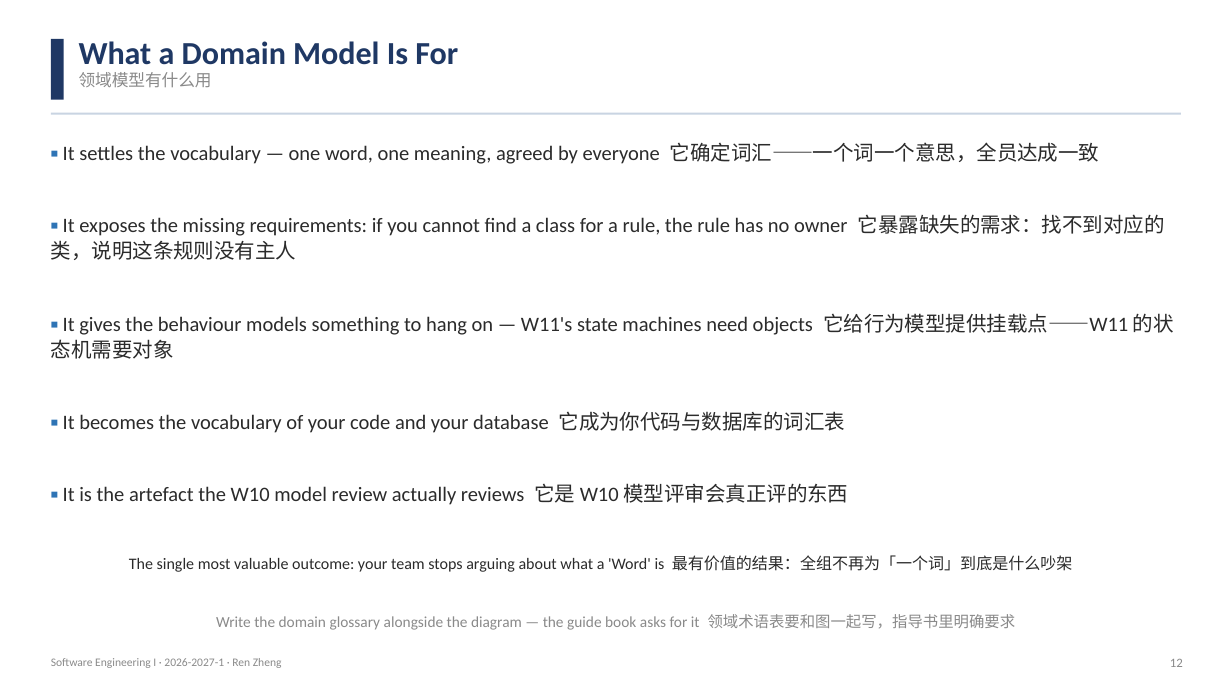
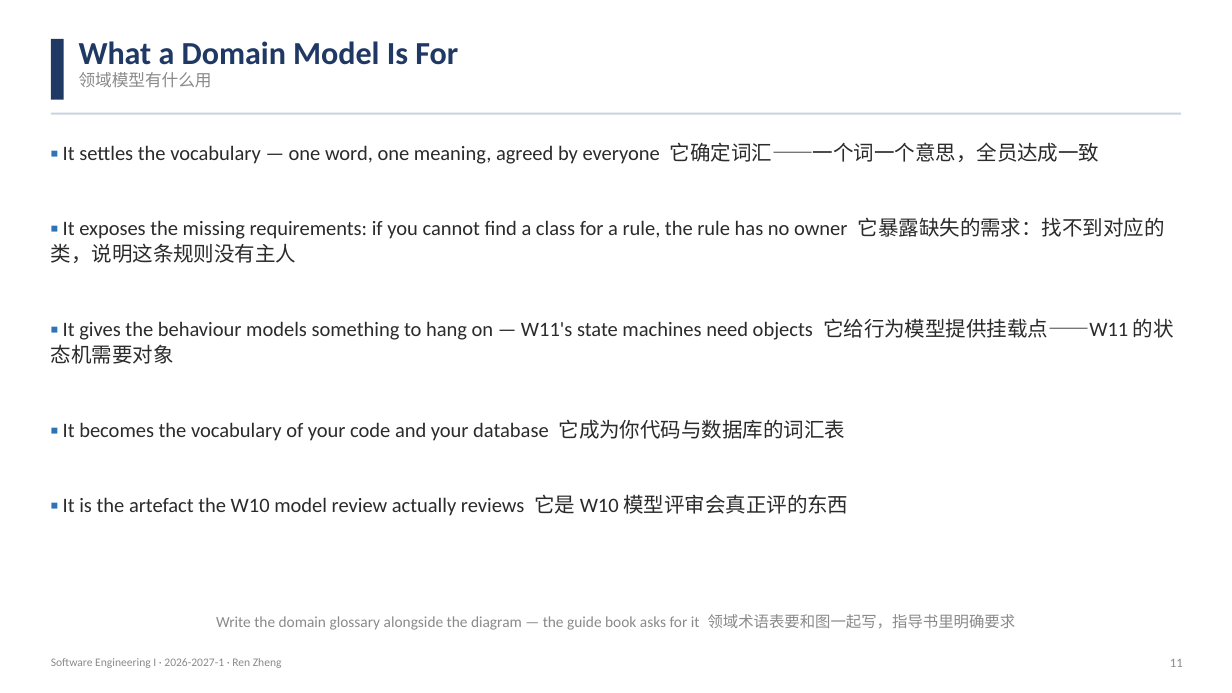
Before and after one commit to klausren/software-engineering-course, a slide deck: slide 11 of 01-slides/W09-Requirements-Modeling-Domain-Model.pptx (slide 12 before the commit). Drawn at 1232x693 pixels with LibreOffice and Linux fonts; fonts in the diff are those of the drawing. Boxes give left, top, right and bottom in pixels: in the first picture for what was removed or moved away, otherwise in the second. Text is boxed around its words. In the diff, an @@ line names an element or a change of style, - is before the commit and + after.

```diff
--- a/01-slides/W09-Requirements-Modeling-Domain-Model.pptx
+++ b/01-slides/W09-Requirements-Modeling-Domain-Model.pptx
@@ text "▪ It settles the vocabulary ..." at [51, 142, 1174, 516]: more space between paragraphs @@
@@ text removed at [129, 555, 1073, 572] @@
-The single most valuable outcome: your team stops arguing about what a 'Word' is 最有价值的结果：全组不再为「一个词」到底是什么吵架
@@ text at [1170, 659, 1183, 667]: text changed @@
-12
+11
```
Also in this commit, not shown: 25 other slides changed, 6 slides added, 10 slides removed.
